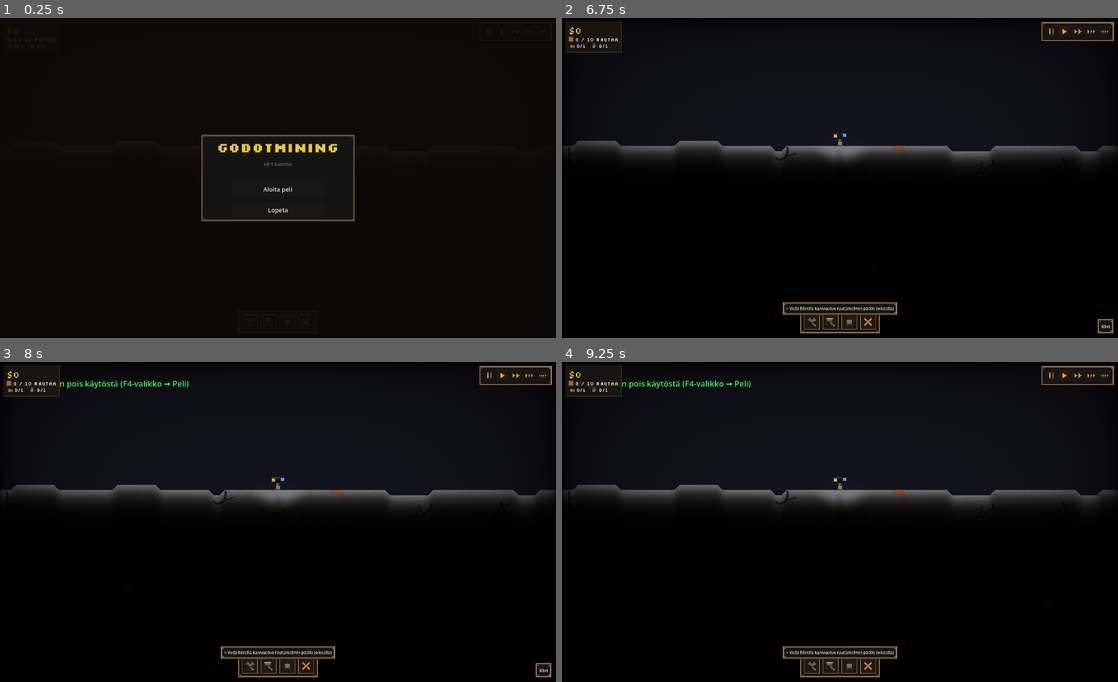
Above: before the commit, frames 1-4 (two rows, left to right).
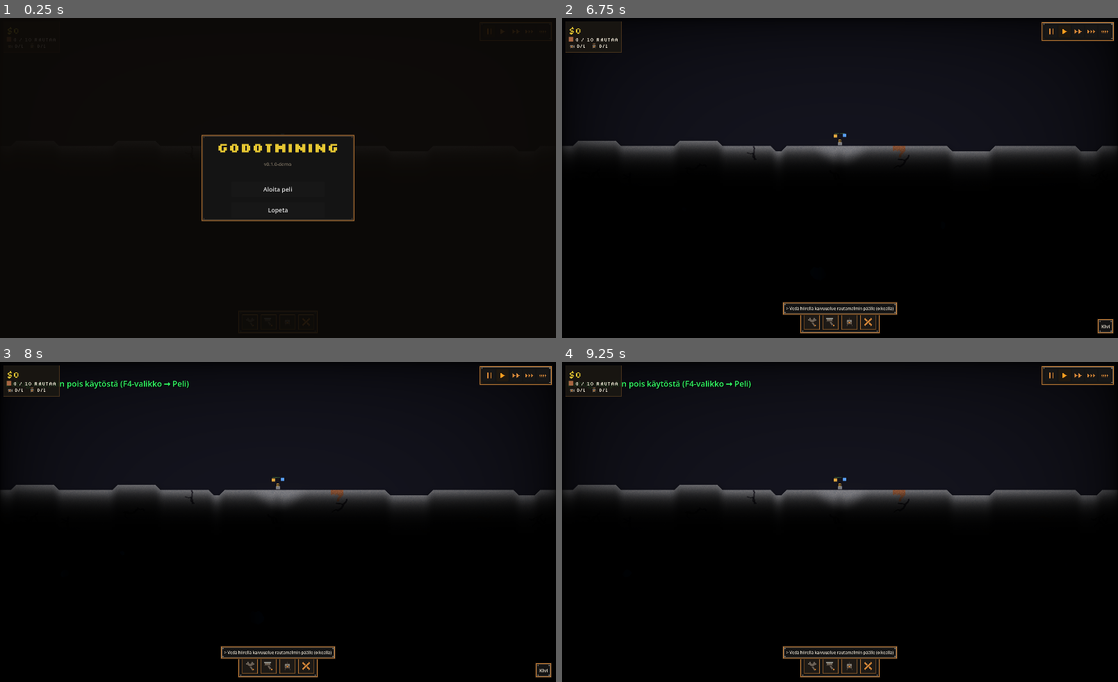
Above: after the commit, the same moments.

Repository: Orveli/GodotMining
Game: Godot game, scene res://scenes/main.tscn
The game is run twice, just before and just after one commit, with the same random seed, the same clock (stepped at 60 frames per second) and the same inputs.
Inputs (mouse positions are in pixels of both pictures, inside the frame that each line leads up to):
- Up to frame 1 (0.25 s): no input
- Up to frame 2 (6.75 s): click (812, 322) at 0.5 s; click (828, 322) at 1.25 s; click (851, 322) at 2 s; click (1051, 30) at 2.77 s; click (1062, 30) at 3.52 s; click (1079, 30) at 4.27 s; click (1090, 30) at 5.02 s; click (1106, 30) at 5.77 s; click "Aloita peli" at 6.5 s
- Up to frame 3 (8 s): tap Enter at 7.25 s; move the mouse to (400, 506) at 7.27 s; hold D from 7.28 s (still down); tap P at 7.35 s; click (400, 506) at 7.42 s
- Up to frame 4 (9.25 s): release D at 8 s; tap Space at 8 s; drag from (728, 538) to (812, 586) at 8.02 s; tap Enter at 8.75 s; move the mouse to (895, 451) at 8.77 s; hold D from 8.78 s (still down); tap 1 at 8.85 s

The runs differ from the first frame. In frame 2, less than 0.1% of the frame differs, in the area x 1-63%, y 39-45%; in frame 3, less than 0.1%; in frame 4, less than 0.1%.

Commit message:
P2: suonet/blobit/kaiverrukset wrappaavat x:ssa sauman yli
- _walk_vein: cx = fposmod(cx, w) x-clampin sijaan; bedrock-lopetus wrapatulla
  indeksilla. y-rajat sailyvat.
- _carve_vein_disc/_place_deposit_set/_place_single_deposit/_carve_circle:
  px = _wrap_x(...), x-reunaclampit poistettu, etaisyys lasketaan offsetista.
- Sauman yli osuva suoni/blob nakyy ehjana molemmilla laidoilla.

SPEC_planet P2 kohta 4 (taysi wrap-toteutus, ei v1-yksinkertaistusta).

Diff:
--- a/scripts/world_gen.gd
+++ b/scripts/world_gen.gd
@@ -421,10 +421,9 @@
 		for dx in range(-radius, radius + 1):
 			if dx * dx + dy * dy > radius * radius:
 				continue
-			var px := cx + dx
+			# x wräppää sauman yli (sylinteri); ympyrätarkistus offsetista (dx,dy).
+			var px := _wrap_x(cx + dx, w)
 			var py := cy + dy
-			if px < EDGE_THICKNESS or px >= w - EDGE_THICKNESS:
-				continue
 			if py < 0 or py >= h:
 				continue
 			var pidx := py * w + px
@@ -532,10 +531,9 @@
 	var scan := r + 4
 	for dy in range(-scan, scan + 1):
 		for dx in range(-scan, scan + 1):
-			var px := cx + dx
+			# x wräppää sauman yli (sylinteri); etäisyys lasketaan offsetista.
+			var px := _wrap_x(cx + dx, w)
 			var py := cy + dy
-			if px < EDGE_THICKNESS or px >= w - EDGE_THICKNESS:
-				continue
 			if py < 0 or py >= h:
 				continue
 			var pidx := py * w + px
@@ -679,10 +677,10 @@
 		var scan := int(maxf(ax, ay)) + 6
 		for dy in range(-scan, scan + 1):
 			for dx in range(-scan, scan + 1):
-				var px := cx + dx
+				# x wräppää sauman yli (sylinteri); elliptinen etäisyys lasketaan
+				# offsetista (dx,dy), joten wräppäys ei vääristä muotoa.
+				var px := _wrap_x(cx + dx, w)
 				var py := cy + dy
-				if px < EDGE_THICKNESS or px >= w - EDGE_THICKNESS:
-					continue
 				if py < 0 or py >= h:
 					continue
 				var pidx := py * w + px
@@ -768,13 +766,14 @@
 		cx += cos(heading)
 		cy += sin(heading)
 
-		# Clamp reunoihin — lopeta jos suoni ajautuu reunan tai pohjan ulkopuolelle
-		if cx < float(EDGE_THICKNESS + 2) or cx >= float(w - EDGE_THICKNESS - 2):
-			break
+		# x wräppää sauman yli (sylinterimaailma) — suoni jatkuu ehjänä molemmin
+		# puolin saumaa, ei katkea reunaan. y ei wräppää.
+		cx = fposmod(cx, float(w))
+		# Lopeta jos suoni saavuttaa pinnan yläpuolen tai pohjan/ytimen.
 		if cy < 0.0 or cy >= float(h - EDGE_THICKNESS - 2):
 			break
-		# Lopeta bedrockissa
-		if grid[int(cy) * w + int(cx)] == MAT_BEDROCK:
+		# Lopeta bedrockissa (ydinrengas tai pohja)
+		if grid[int(cy) * w + _wrap_x(int(cx), w)] == MAT_BEDROCK:
 			break
 
 
@@ -791,14 +790,15 @@
 		if py < 0 or py >= h:
 			continue
 		for dx in range(-scan, scan + 1):
-			var px := icx + dx
-			if px < EDGE_THICKNESS or px >= w - EDGE_THICKNESS:
-				continue
+			# x wräppää sauman yli (sylinteri); vain indeksointi wräpätään.
+			var px := _wrap_x(icx + dx, w)
 			var pidx := py * w + px
 			if grid[pidx] != MAT_STONE:
 				continue
 
-			var fdx := float(px) - cx
+			# Etäisyys lasketaan wräppäämättömästä paikallisesta offsetista
+			# (icx+dx), jotta sauman yli osuvat solut saavat oikean etäisyyden.
+			var fdx := float(icx + dx) - cx
 			var fdy := float(py) - cy
 			var dist := sqrt(fdx * fdx + fdy * fdy)
 
